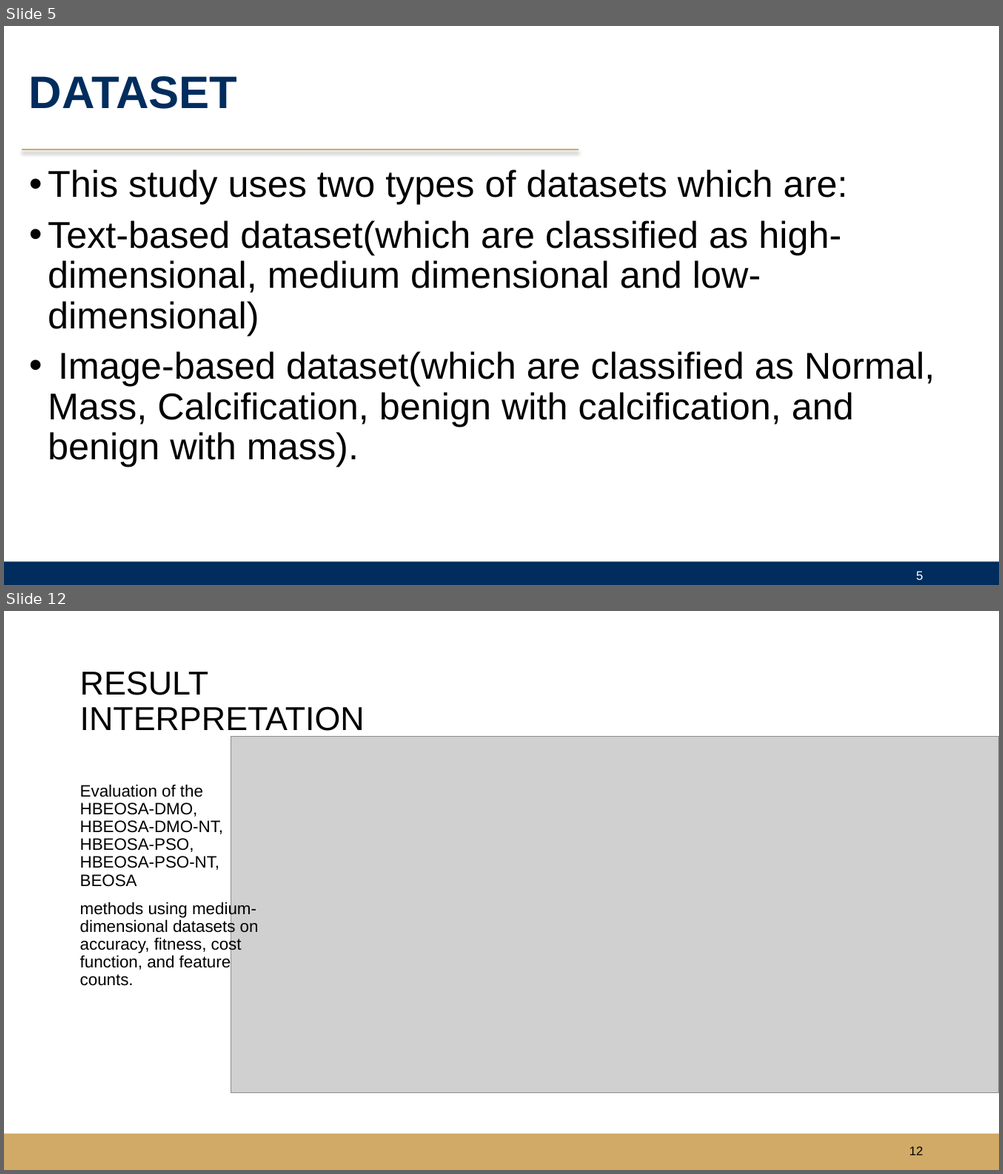
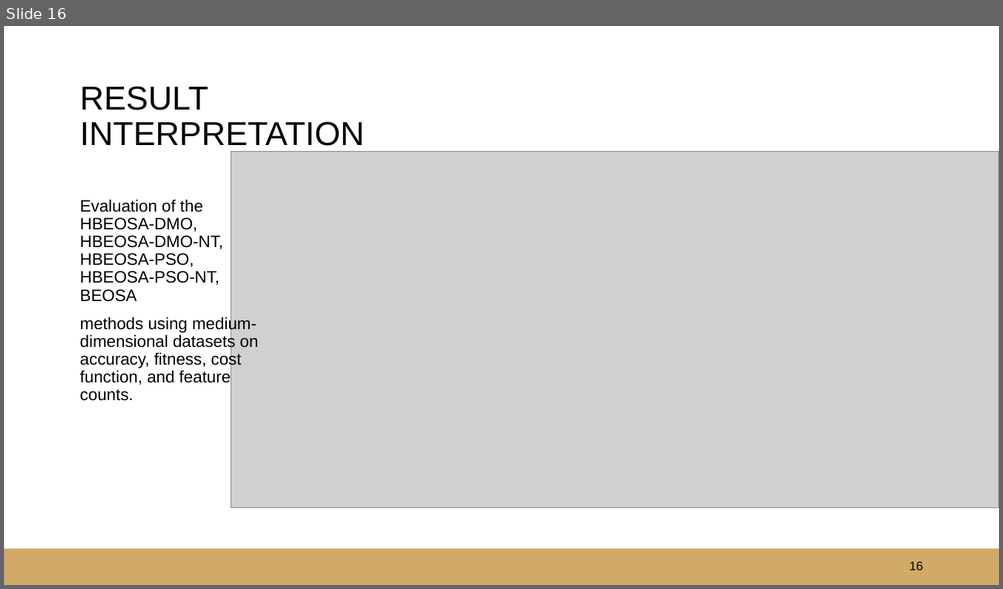
Before and after one commit to justicetetteh233/FINAL_YEAR_PROJECT_SEMI_FINISHED_VERSION, a slide deck: INSIGHT_SLIDES/An_adaptation_of_hybrid_binary_optimization_algorithms_for_3_version_presentation_1 copy.pptx. Shown one above the other, each under a label of ours: slides 5 and 12 before the commit, slide 16 after it; the slides between them are not shown. The pictures are 1003x1174 and 1003x589 pixels, drawn with LibreOffice and Linux fonts; fonts in the diff are those of the drawing; grey boxes stand for pictures; background and template pictures are left out. Boxes give left, top, right and bottom in pixels: in the first picture for what was removed or moved away, otherwise in the second. Text is boxed around its words. In the diff, an @@ line names an element or a change of style, - is before the commit and + after.

```diff
--- a/INSIGHT_SLIDES/An_adaptation_of_hybrid_binary_optimization_algorithms_for_3_version_presentation_1 copy.pptx
+++ b/INSIGHT_SLIDES/An_adaptation_of_hybrid_binary_optimization_algorithms_for_3_version_presentation_1 copy.pptx
@@ slide 5 removed at (4, 26, 999, 585), background #FFFFFF @@
@@ title removed at (29, 76, 238, 109) @@
-DATASET
@@ line removed from (22, 150) to (578, 150) @@
@@ text removed at (48, 170, 934, 467) @@
-• This study uses two types of datasets which are:
-• Text-based dataset(which are classified as high-dimensional, medium dimensional and low-dimensional)
-• Image-based dataset(which are classified as Normal, Mass, Calcification, benign with calcification, and benign with mass).
@@ rectangle removed at (4, 562, 999, 585) @@
@@ page number removed at (916, 571, 922, 580) @@
-5
@@ what was slide 12 is now slide 16 @@
@@ page number at (909, 562, 923, 571): text changed @@
-12
+16
```
Also in this commit, not shown: 6 slides changed, 9 slides added, 5 other slides removed, 10 other files.
